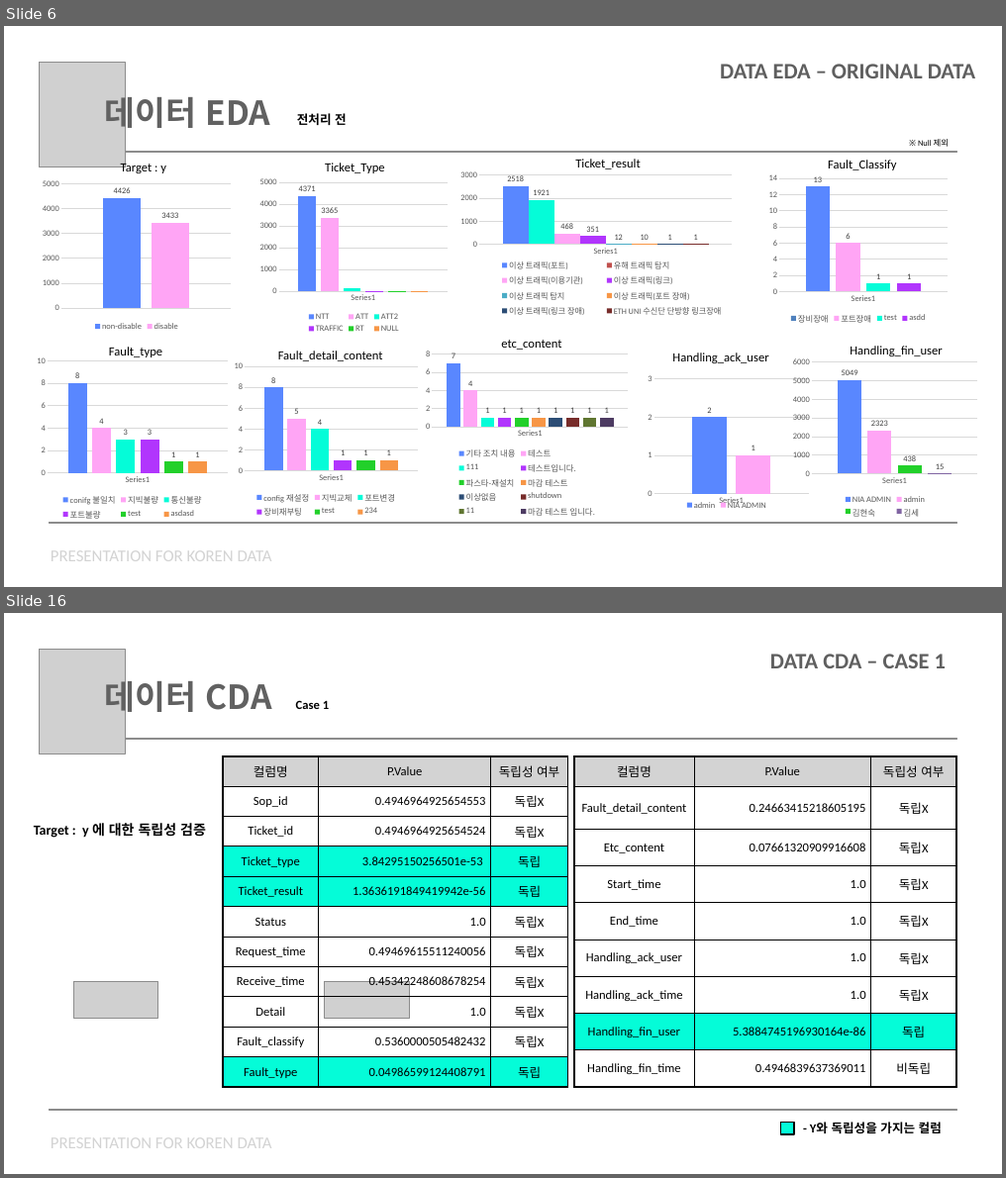
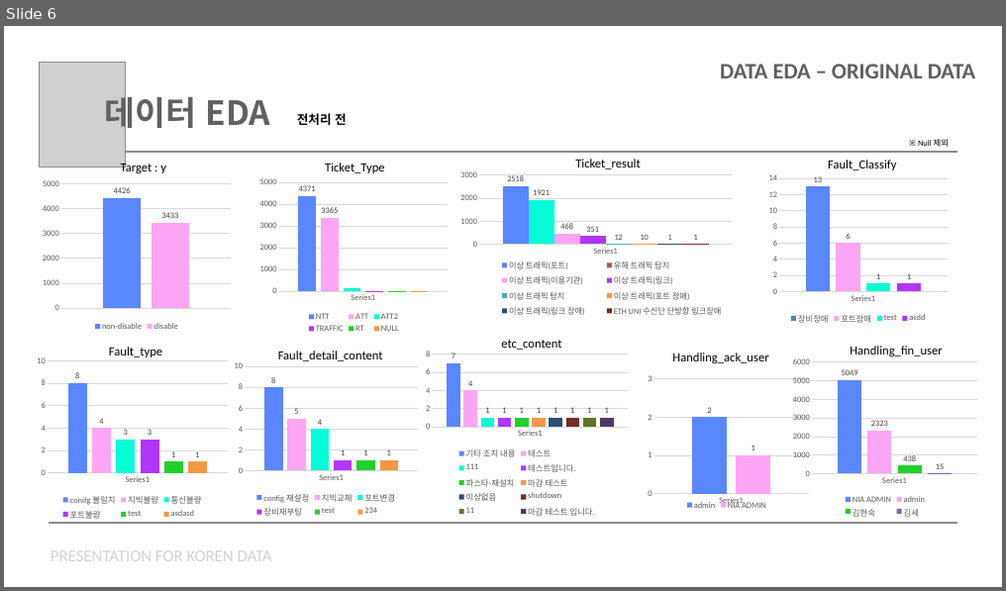
Before and after one commit to chorimgenius/zerooneai_intern, a slide deck: koren/koren_data_presentation.pptx. Shown one above the other, each under a label of ours: slides 6 and 16 before the commit, slide 6 after it; the slides between them are not shown. The pictures are 1006x1178 and 1006x591 pixels, drawn with LibreOffice and Linux fonts; fonts in the diff are those of the drawing; grey boxes stand for pictures. Boxes give left, top, right and bottom in pixels: in the first picture for what was removed or moved away, otherwise in the second. Text is boxed around its words. In the diff, an @@ line names an element or a change of style, - is before the commit and + after.

Commit message:
update koren ppt

```diff
--- a/koren/koren_data_presentation.pptx
+++ b/koren/koren_data_presentation.pptx
@@ slide 16 removed at (4,613,1002,1174), background #FFFFFF @@
@@ picture removed at (39,650,125,755) @@
@@ text removed at (770,654,945,668) @@
-DATA CDA – CASE 1
@@ text removed at (105,674,272,718) @@
-데이터 CDA
@@ text removed at (296,700,329,709) @@
-Case 1
@@ picture removed at (49,739,956,740) @@
@@ table removed at (223,757,567,1087), 11 rows, 3 columns @@
-컬럼명 | P.Value | 독립성 여부
-Sop_id | 0.4946964925654553 | 독립X
-Ticket_id | 0.4946964925654524 | 독립X
-Ticket_type | 3.84295150256501e-53 | 독립
-Ticket_result | 1.3636191849419942e-56 | 독립
-Status | 1.0 | 독립X
-Request_time | 0.49469615511240056 | 독립X
-Receive_time | 0.45342248608678254 | 독립X
-Detail | 1.0 | 독립X
-Fault_classify | 0.5360000505482432 | 독립X
-Fault_type | 0.04986599124408791 | 독립
@@ table removed at (574,757,956,1087), 9 rows, 3 columns @@
-컬럼명 | P.Value | 독립성 여부
-Fault_detail_content | 0.24663415218605195 | 독립X
-Etc_content | 0.07661320909916608 | 독립X
-Start_time | 1.0 | 독립X
-End_time | 1.0 | 독립X
-Handling_ack_user | 1.0 | 독립X
-Handling_ack_time | 1.0 | 독립X
-Handling_fin_user | 5.3884745196930164e-86 | 독립
-Handling_fin_time | 0.4946839637369011 | 비독립
@@ text removed at (34,823,206,838) @@
-Target : y 에 대한 독립성 검증
@@ picture removed at (73,981,157,1018) @@
@@ picture removed at (324,981,410,1018) @@
@@ picture removed at (49,1109,956,1110) @@
@@ text removed at (51,1139,272,1149) @@
-PRESENTATION FOR KOREN DATA
@@ rectangle removed at (781,1123,794,1135) @@
@@ text removed at (810,1122,942,1134) @@
-- Y와 독립성을 가지는 컬럼
```
Also in this commit, not shown: 10 slides changed, 1 slide added, 4 other slides removed, 1 other file.
